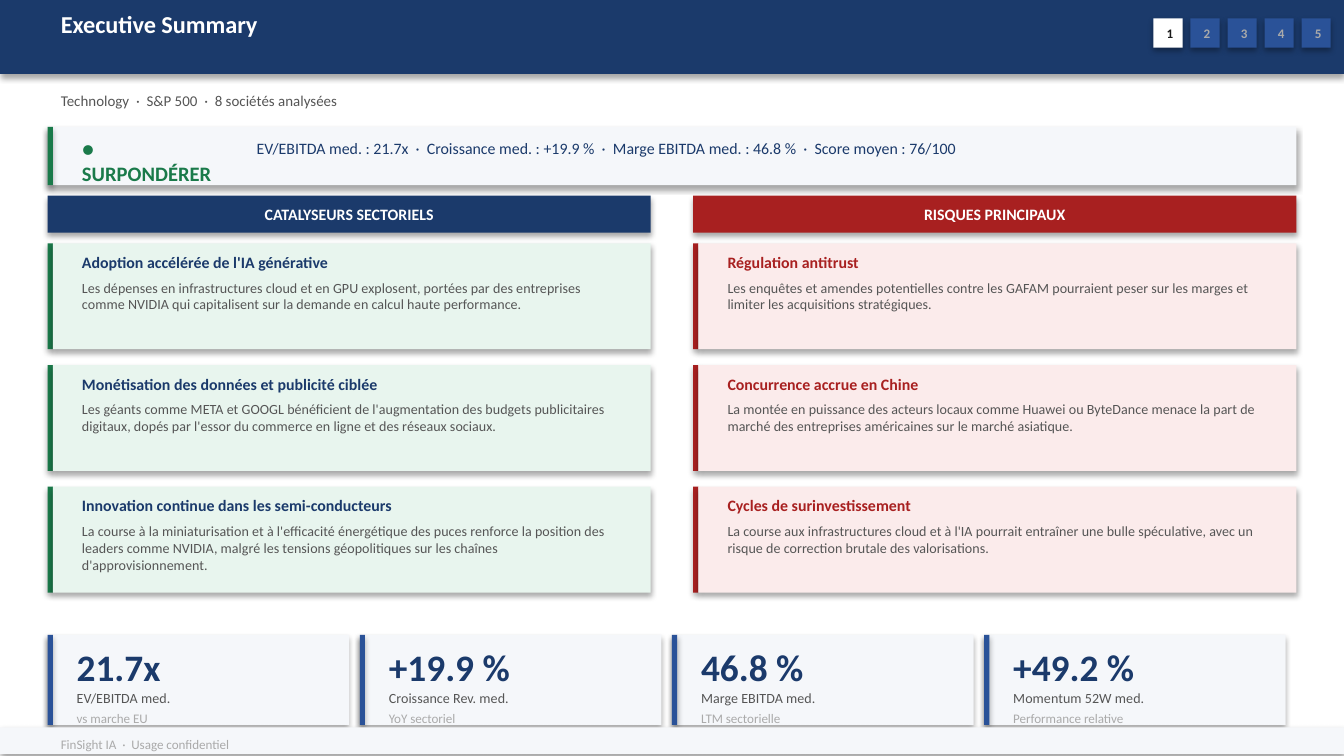
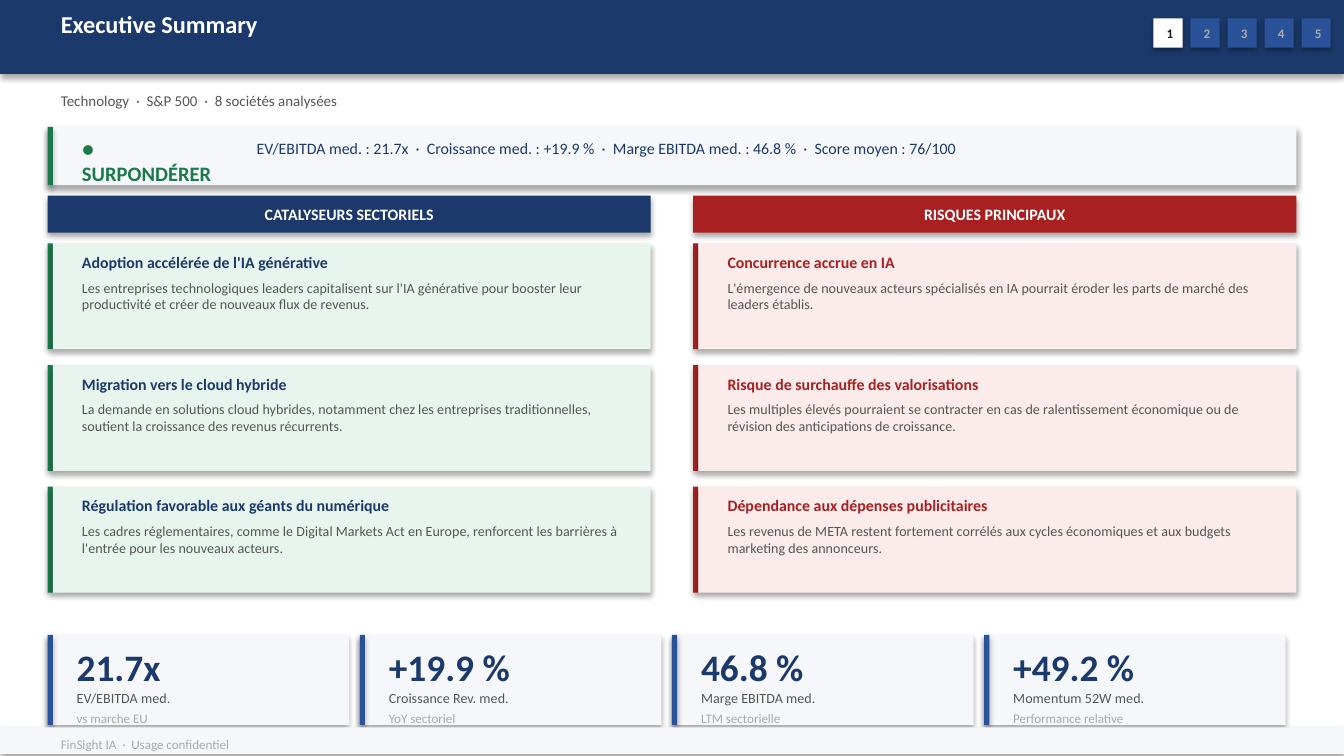
Before and after one commit to baptistejeh07-art/finsight-ia, a slide deck: slide 2 of preview/secteur_Technology_S&P_500/secteur_Technology_S&P_500.pptx. Drawn at 1344x756 pixels with LibreOffice and Linux fonts; fonts in the diff are those of the drawing. Boxes give left, top, right and bottom in pixels: in the first picture for what was removed or moved away, otherwise in the second. Text is boxed around its words. In the diff, an @@ line names an element or a change of style, - is before the commit and + after.

```diff
--- a/preview/secteur_Technology_S&P_500/secteur_Technology_S&P_500.pptx
+++ b/preview/secteur_Technology_S&P_500/secteur_Technology_S&P_500.pptx
@@ text at bbox=[728, 257, 895, 268]: text changed @@
-Régulation antitrust
+Concurrence accrue en IA
@@ text at bbox=[82, 283, 582, 311]: text changed @@
-Les dépenses en infrastructures cloud et en GPU explosent, portées par des entreprises comme NVIDIA qui capitalisent sur la demande en calcul haute performance.
+Les entreprises technologiques leaders capitalisent sur l'IA générative pour booster leur productivité et créer de nouveaux flux de revenus.
@@ text at bbox=[728, 283, 1248, 309]: text changed @@
-Les enquêtes et amendes potentielles contre les GAFAM pourraient peser sur les marges et limiter les acquisitions stratégiques.
+L'émergence de nouveaux acteurs spécialisés en IA pourrait éroder les parts de marché des leaders établis.
@@ text at bbox=[82, 379, 286, 393]: text changed @@
-Monétisation des données et publicité ciblée
+Migration vers le cloud hybride
@@ text at bbox=[728, 379, 979, 393]: text changed @@
-Concurrence accrue en Chine
+Risque de surchauffe des valorisations
@@ text at bbox=[82, 404, 591, 431]: text changed @@
-Les géants comme META et GOOGL bénéficient de l'augmentation des budgets publicitaires digitaux, dopés par l'essor du commerce en ligne et des réseaux sociaux.
+La demande en solutions cloud hybrides, notamment chez les entreprises traditionnelles, soutient la croissance des revenus récurrents.
@@ text at bbox=[728, 404, 1238, 433]: text changed @@
-La montée en puissance des acteurs locaux comme Huawei ou ByteDance menace la part de marché des entreprises américaines sur le marché asiatique.
+Les multiples élevés pourraient se contracter en cas de ralentissement économique ou de révision des anticipations de croissance.
@@ text at bbox=[82, 500, 390, 514]: text changed @@
-Innovation continue dans les semi-conducteurs
+Régulation favorable aux géants du numérique
@@ text at bbox=[728, 500, 988, 514]: text changed @@
-Cycles de surinvestissement
+Dépendance aux dépenses publicitaires
@@ text at bbox=[82, 526, 617, 555]: text changed @@
-La course à la miniaturisation et à l'efficacité énergétique des puces renforce la position des leaders comme NVIDIA, malgré les tensions géopolitiques sur les chaînes d'approvisionnement.
+Les cadres réglementaires, comme le Digital Markets Act en Europe, renforcent les barrières à l'entrée pour les nouveaux acteurs.
@@ text at bbox=[728, 526, 1231, 556]: text changed @@
-La course aux infrastructures cloud et à l'IA pourrait entraîner une bulle spéculative, avec un risque de correction brutale des valorisations.
+Les revenus de META restent fortement corrélés aux cycles économiques et aux budgets marketing des annonceurs.
```
Also in this commit, not shown: 5 other slides changed, 2 other files.
